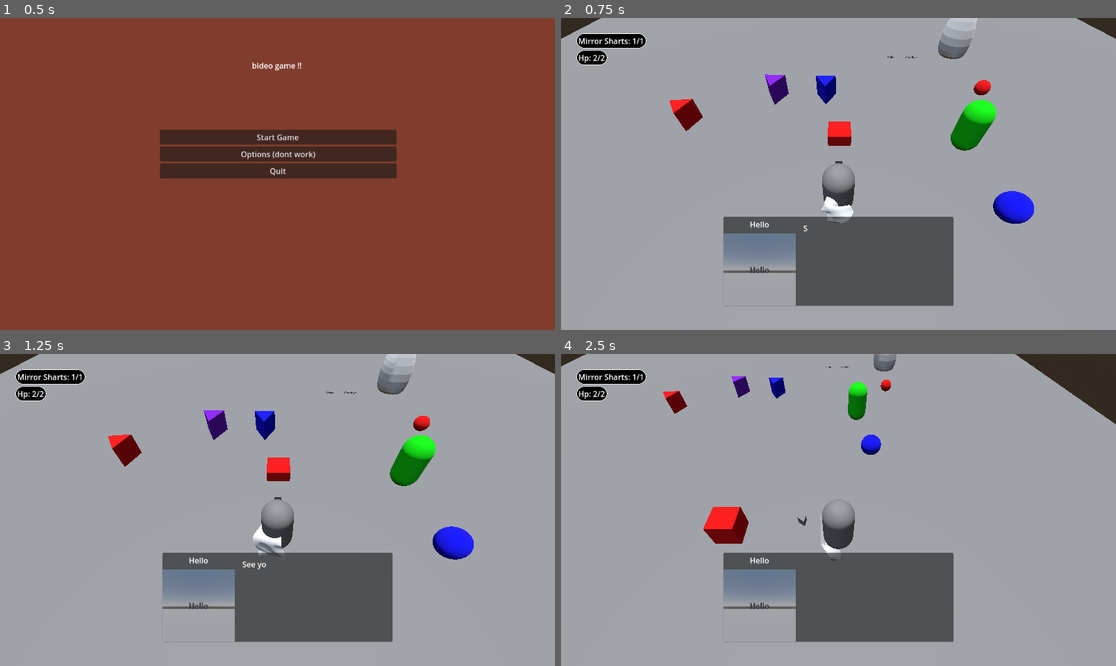
Above: before the commit, frames 1-4 (two rows, left to right).
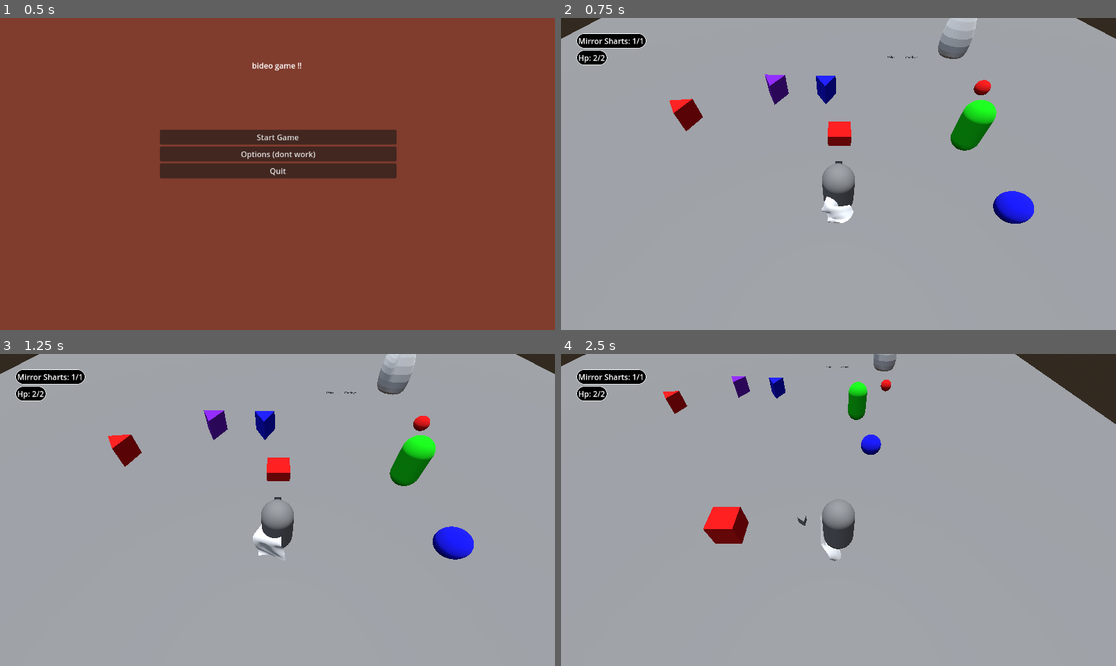
Above: after the commit, the same moments.

Repository: Puppyguarb/MetroidVaniaProjekt
Game: Godot game, scene res://mainmenu.tscn
Same seed, same stepped clock (60 frames per second), same inputs: the game is played once before the commit and once after it.
Inputs (mouse positions are in pixels of both pictures, inside the frame that each line leads up to):
- Up to frame 1 (0.5 s): no input
- Up to frame 2 (0.75 s): click "Start Game" at 0.5 s
- Up to frame 3 (1.25 s): no input
- Up to frame 4 (2.5 s): tap Enter (ui_accept) at 1.25, 1.52, 2.27 s; move the mouse to (960, 494) at 1.27 s; hold D (ui_right) 1.28-2.03 s; tap E (Interact) at 1.35, 2.3 s; move the mouse to (727, 525) at 2.02 s; hold S (ui_down) from 2.03 s (still down); tap Shift (Dodge) at 2.1 s

Frame 1 is identical in both runs. In frame 2, 10% of the frame differs, in the area x 29-71%, y 63-93%; in frame 3, 10%; in frame 4, 10%.

Commit message:
Fixed and hid dialogue ui

Diff:
--- a/Actors/Test_character.tscn
+++ b/Actors/Test_character.tscn
@@ -98,28 +98,28 @@
 pinned_points = [88, 89, 90, 91, 95, 94, 93, 92]
 attachments/0/point_index = 88
 attachments/0/spatial_attachment_path = NodePath("../CapeAttachementPoint")
-attachments/0/offset = Vector3(0.519743, -0.0618634, -1.0798)
+attachments/0/offset = Vector3(0.5, 0.5, 0)
 attachments/1/point_index = 89
 attachments/1/spatial_attachment_path = NodePath("../CapeAttachementPoint")
-attachments/1/offset = Vector3(0.376897, -0.0620298, -1.08157)
+attachments/1/offset = Vector3(0.357143, 0.5, 0)
 attachments/2/point_index = 90
 attachments/2/spatial_attachment_path = NodePath("../CapeAttachementPoint")
-attachments/2/offset = Vector3(0.234052, -0.0621962, -1.08335)
+attachments/2/offset = Vector3(0.214286, 0.5, 0)
 attachments/3/point_index = 91
 attachments/3/spatial_attachment_path = NodePath("../CapeAttachementPoint")
-attachments/3/offset = Vector3(0.0912056, -0.0623625, -1.08512)
+attachments/3/offset = Vector3(0.0714286, 0.5, 0)
 attachments/4/point_index = 95
 attachments/4/spatial_attachment_path = NodePath("../CapeAttachementPoint")
-attachments/4/offset = Vector3(-0.480178, -0.063028, -1.09222)
+attachments/4/offset = Vector3(-0.5, 0.5, 0)
 attachments/5/point_index = 94
 attachments/5/spatial_attachment_path = NodePath("../CapeAttachementPoint")
-attachments/5/offset = Vector3(-0.337332, -0.0628616, -1.09045)
+attachments/5/offset = Vector3(-0.357143, 0.5, 0)
 attachments/6/point_index = 93
 attachments/6/spatial_attachment_path = NodePath("../CapeAttachementPoint")
-attachments/6/offset = Vector3(-0.194486, -0.0626953, -1.08867)
+attachments/6/offset = Vector3(-0.214286, 0.5, 0)
 attachments/7/point_index = 92
 attachments/7/spatial_attachment_path = NodePath("../CapeAttachementPoint")
-attachments/7/offset = Vector3(-0.0516404, -0.0625289, -1.0869)
+attachments/7/offset = Vector3(-0.0714286, 0.5, 0)
 
 [node name="CapeAttachementPoint" type="Node3D" parent="PlayerMesh"]
 transform = Transform3D(-0.999999, -0.00114578, 1.65545e-06, -0.00114578, 0.999995, -0.0030421, 1.83022e-06, -0.0030421, -0.999995, 0.000480882, 0.438022, -0.562805)
--- a/UI/dialogue_ui.gd
+++ b/UI/dialogue_ui.gd
@@ -14,12 +14,13 @@
 func _ready():
 	visible = false
 	await get_tree().process_frame
-	start_new_dialogue(load("res://UI/Dialogue/TestDialogueChain.tres"))
+	#start_new_dialogue(load("res://UI/Dialogue/TestDialogueChain.tres"))
 
 
 # Called every frame. 'delta' is the elapsed time since the previous frame.
 func _process(delta):
 	if Input.is_action_just_pressed("Interact"):
+
 		if is_showing_characters():
 			current_shown_characters = -1
 			speech_label.visible_characters = -1
@@ -33,7 +34,7 @@
 
 
 func is_showing_characters():
-	return current_shown_characters < speech_label.text.length() or current_shown_characters == -1
+	return current_shown_characters < speech_label.text.length() and not current_shown_characters == -1
 
 func start_new_dialogue(dialogue_chain : DialogueChain):
 	current_dialogue = dialogue_chain.chain
